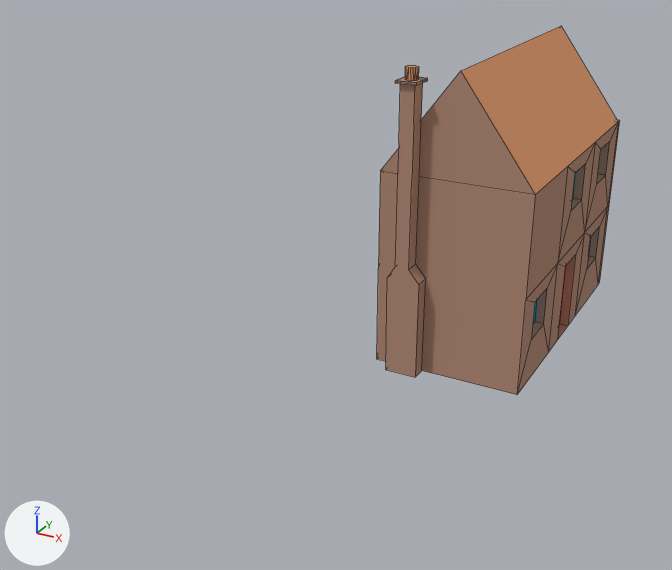
The Blender file Assets/Blender/house1.blend as it was, and as the next commit left it.
Both versions are drawn from a camera (50 mm lens) standing at (1.25, -2.98, 1.52) and looking at (-0.23, -0.29, 0.18). Arrows for +X, +Y and +Z are at lower left; the lights stay in place. Mesh edges are drawn as thin lines.

Before the edit, the objects in view are built like this:
```python
me_cube = bpy.data.meshes.new('Cube')
me_cube.from_pydata(...)  # 229 vertices, 193 faces; spans x 0.008..0.509, y -0.503..0.592, z 0.008..1.012
# faces by material slot: [121, 13, 24, 33, 2]
me_cube.materials.append(mat_brick)  # beige #b58e7a
me_cube.materials.append(mat_windows_001)  # cyan #00bae7
me_cube.materials.append(mat_roof3)  # beige #dc9a70
me_cube.materials.append(mat_yellowwall)  # white #e7e7c4
me_cube.materials.append(mat_door)  # red #e70621
ob_cube = bpy.data.objects.new('Cube', me_cube)
ob_cube.location = (0.0, 0.0, 0.0)
```
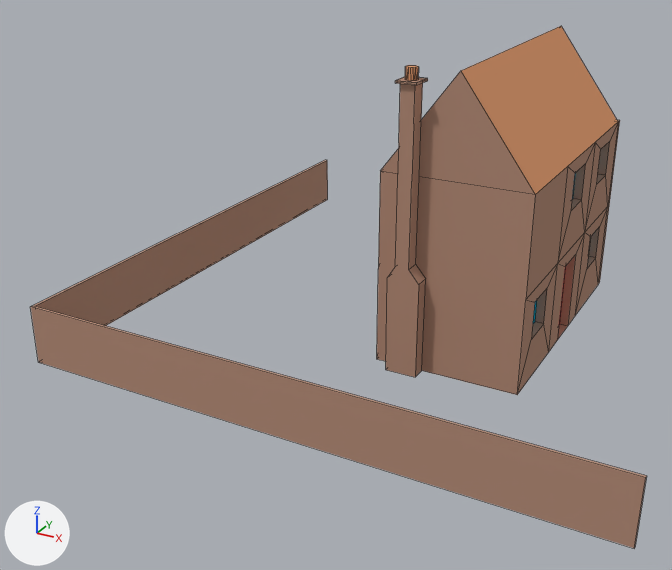
What differs and where, as boxes [x1, y1, x2, y2] in the pictures (672 x 570 px):
'BoundaryWall', added: after [31, 160, 647, 548]

The change, as a diff of the scene's bpy script:
```diff
--- a/Assets/Blender/house1.blend.py
+++ b/Assets/Blender/house1.blend.py
@@ mat_brick_001 @@
+mat_brick_001 = diffuse_material('Brick.001')
+mat_brick_001.base_color = (0.46, 0.269, 0.194)  # beige #b58e7a
@@ me_cube_002 @@
+me_cube_002.from_pydata([(-1.0, 1.0, -1.0), (1.0, -0.99, -0.79), (-0.99, 1.0, -1.0), (1.0, -0.99, -1.0), (-1.0, -1.0, -1.0), (-0.99, -0.99, -0.79), (1.0, -1.0, -1.0), (-0.99, 1.0, -0.79), (-1.0, 1.0, -0.79), (-0.99, -0.99, -1.0), (1.0, -1.0, -0.79), (-1.0, -1.0, -0.79)], [], [(0, 8, 7, 2), (8, 11, 5, 7), (6, 4, 9, 3), (11, 10, 1, 5), (10, 6, 3, 1), (4, 0, 2, 9), (4, 11, 8, 0), (6, 10, 11, 4), (3, 9, 5, 1), (9, 2, 7, 5)])
+me_cube_002.materials.append(mat_brick_001)  # beige #b58e7a
@@ ob_boundarywall @@
+ob_boundarywall = bpy.data.objects.new('BoundaryWall', me_cube_002)
+ob_boundarywall.location = (0.0, 0.0, 1.0)
```
